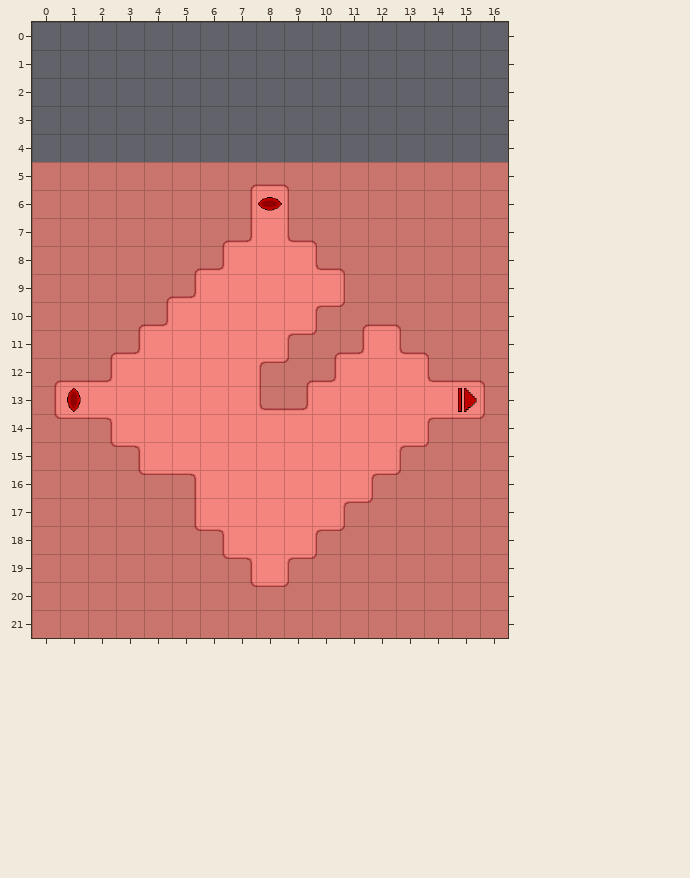
Tiled map, stored at data/maps/stomach.tmx. That is the earlier state.
Cells are 42x42 px. Shown: x 0..16, y 0..21. The old version is drawn lined up with the new one.
The same view after the edit:
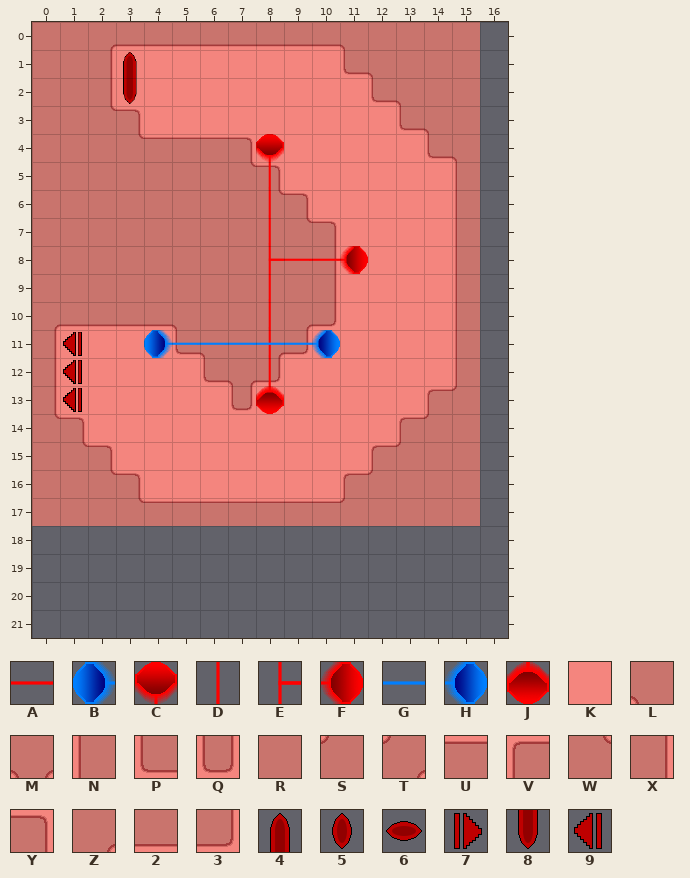
Key: from "artery_and_vein": A 3, B 5, C 11, D 13, E 17, F 21, G 23, H 25, J 31; from "body_tiles": K 0, L 1, M 2, N 5, P 8, Q 11, R 12, S 13, T 16, U 17, V 20, W 25, X 29, Y 32, Z 37, 2 41, 3 44; from "start_and_goal": 4 3, 5 4, 6 5, 7 7, 8 9, 9 11.
_ is an empty cell.
Tiles replaced or removed in this view: 2, 3, 5, 6, 7, K, L, N, P, R, S, T, U, V, W, X, Y, Z.
From old to new:
Changed rows in their new state; . is an unchanged cell.
map size 17x17 -> 16x18 cells (old content now starts at 0,5; both pictures use the new coordinates)
Layer "background":
first column x 0:
 0 RRZ22222222LRRRR.
 1 RRXKKKKKKKKPLRRR.
 2 RRXKKKKKKKKKPLRR.
 3 RRWYK..KKKKKKPLR.
 4 RRRWUUUYKKKKKKPL.
 5 .......WYKKKKKKN_
 6 .......RWYKKKKKN_
 7 ......RRRWYKKKKN_
 8 .....RRRRRXKKKKN_
 9 ....RRRRRRXKKKKN_
10 Z2222LRRRZ3KKKKN_
11 XKKK.PLRZ3KK.KKN_
12 XKK...PM3KK...KN_
13 .......QKK....VS_
14 .YK..........VSR_
15 .WYK........VSR._
16 ..WYKK.....VSR.._
17 ...WUUUUUUUSR..._
18 _________________
19 _________________
20 _________________
21 _________________
Layer "arteries":
first column x 1:
 1 ..4............
 2 ..8............
 3 ....KK.........
 4 .......C.......
 5 .......D.......
 6 .......D.......
 7 .......D.......
 8 .......EAAF....
 9 .......D.......
10 .......D.......
11 9......D.......
12 9......D.......
13 9......J......_
Layer "veins":
first column x 4:
11 BGGGGGH
Pixel boxes of the changes (left, top, right, bottom) in both pictures:
changed: (32, 22, 508, 638)
